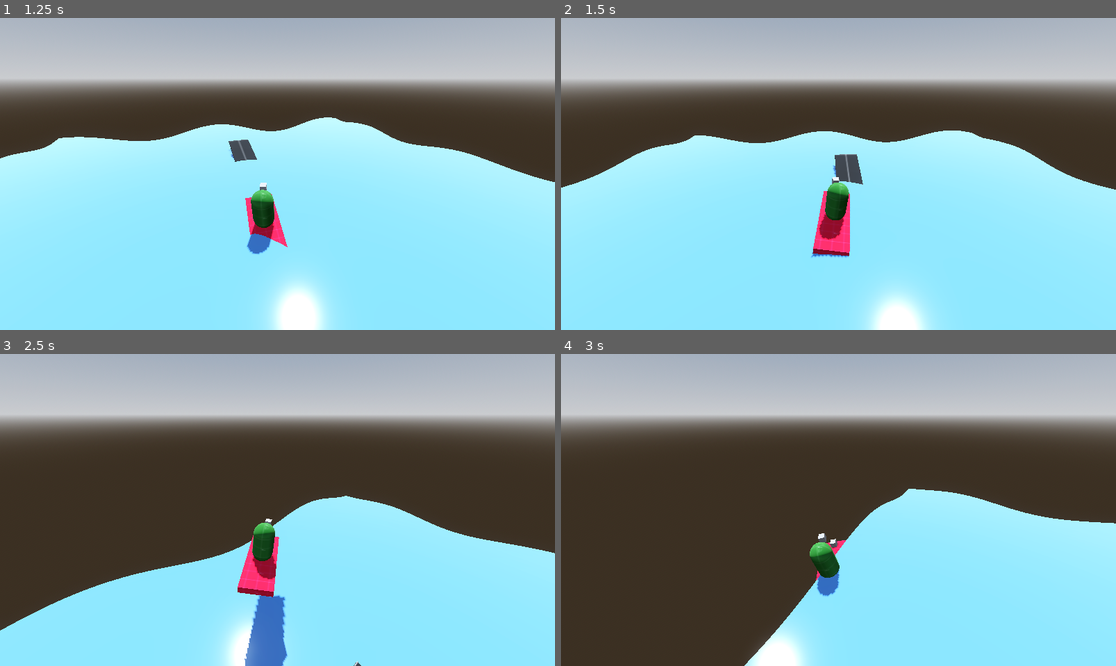
Above: before the commit, frames 1-4 (two rows, left to right).
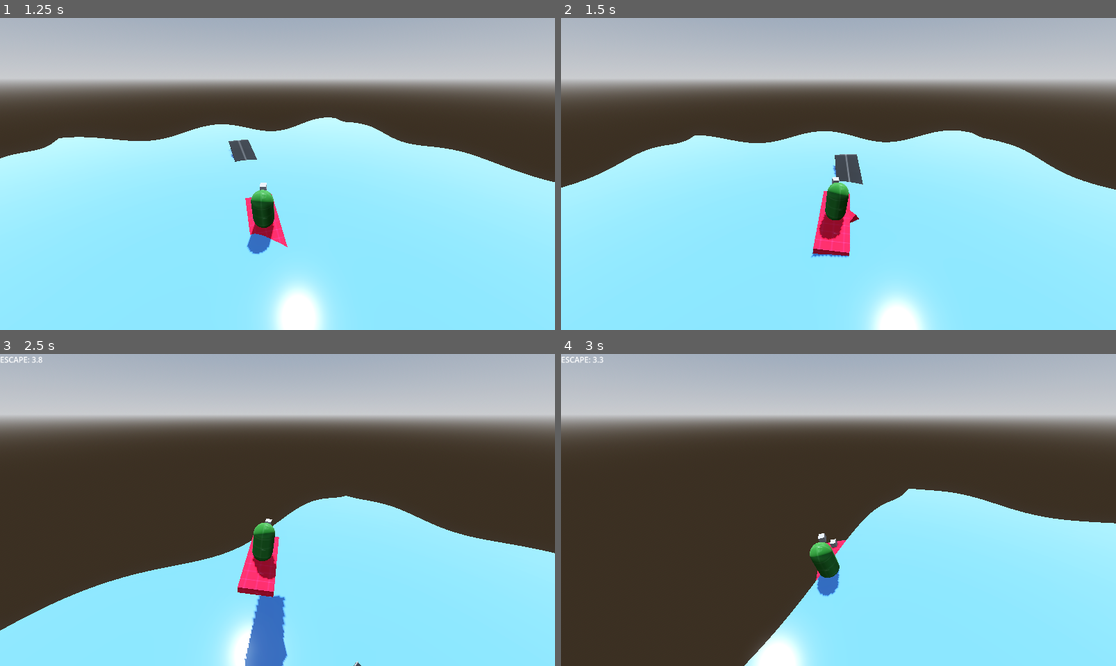
Above: after the commit, the same moments.

Repository: Zainap16/GigaChad
Game: Godot game, scene res://Scenes/main_game_scene.tscn
Same seed, same stepped clock (60 frames per second), same inputs: the game is played once before the commit and once after it.
Inputs (mouse positions are in pixels of both pictures, inside the frame that each line leads up to):
- Up to frame 1 (1.25 s): move the mouse to (305, 174) at 0.52 s; hold W (forward) from 0.53 s (still down)
- Up to frame 2 (1.5 s): keep holding W (forward); move the mouse to (810, 174) at 1.27 s
- Up to frame 3 (2.5 s): keep holding W (forward); move the mouse to (288, 503) at 2.02 s
- Up to frame 4 (3 s): keep holding W (forward); move the mouse to (832, 516) at 2.77 s

Frame 1 is identical in both runs. In frame 2, less than 0.1% of the frame differs, in the area x 51-54%, y 61-66%; in frame 3, less than 0.1%, in the area x 0-8%, y 0-3%; in frame 4, less than 0.1%.

Commit message:
finished core features

Diff:
--- /dev/null
+++ b/Scenes/level_one.tscn
@@ -0,0 +1,19 @@
+[gd_scene format=3 uid="uid://c1w4ykytpmimd"]
+
+[ext_resource type="Script" uid="uid://bq85tw5qf6usw" path="res://Scripts/level_one.gd" id="1_sojq8"]
+[ext_resource type="PackedScene" uid="uid://c731ttn352yod" path="res://Scenes/shark.tscn" id="2_hi7j2"]
+
+[node name="LevelOne" type="Node3D" unique_id=1677408728]
+script = ExtResource("1_sojq8")
+shark_scene = ExtResource("2_hi7j2")
+
+[node name="SharkSpawner" type="Node3D" parent="." unique_id=1806518480]
+
+[node name="SpawnPoint1" type="Marker3D" parent="SharkSpawner" unique_id=227419701 groups=["shark_spawn"]]
+transform = Transform3D(1, 0, 0, 0, 1, 0, 0, 0, 1, -14.984703, 0, 0)
+
+[node name="SpawnPoint2" type="Marker3D" parent="SharkSpawner" unique_id=216920152 groups=["shark_spawn"]]
+transform = Transform3D(1, 0, 0, 0, 1, 0, 0, 0, 1, 7.726866, 0, 0)
+
+[node name="SpawnPoint3" type="Marker3D" parent="SharkSpawner" unique_id=534723129 groups=["shark_spawn"]]
+transform = Transform3D(1, 0, 0, 0, 1, 0, 0, 0, 1, 7.726866, 0, 12.106876)
--- a/Scenes/main_game_scene.tscn
+++ b/Scenes/main_game_scene.tscn
@@ -6,6 +6,7 @@
 [ext_resource type="PackedScene" uid="uid://duamnfufibm1s" path="res://Scenes/surfboard.tscn" id="5_t40n3"]
 [ext_resource type="PackedScene" uid="uid://b01e8sf5nddih" path="res://Scenes/ramp.tscn" id="6_udhrh"]
 [ext_resource type="PackedScene" uid="uid://kxchasrxe3gd" path="res://Scenes/camera_rig.tscn" id="7_hkk18"]
+[ext_resource type="PackedScene" uid="uid://doveaptetws4q" path="res://Scenes/shark_spawn_point_activation.tscn" id="7_t25fw"]
 
 [sub_resource type="ProceduralSkyMaterial" id="ProceduralSkyMaterial_bkcmx"]
 sky_horizon_color = Color(0.66224277, 0.6717428, 0.6867428, 1)
@@ -64,15 +65,6 @@
 
 [node name="CameraRig" parent="." unique_id=132255753 instance=ExtResource("7_hkk18")]
 
-[node name="SharkSpawner" type="Node3D" parent="." unique_id=1667138038]
-
-[node name="SpawnPoint1" type="Marker3D" parent="SharkSpawner" unique_id=1454755050 groups=["shark_spawn"]]
-transform = Transform3D(1, 0, 0, 0, 1, 0, 0, 0, 1, -14.984703, 0, 0)
-
-[node name="SpawnPoint2" type="Marker3D" parent="SharkSpawner" unique_id=983230617 groups=["shark_spawn"]]
-transform = Transform3D(1, 0, 0, 0, 1, 0, 0, 0, 1, 7.726866, 0, 0)
-
-[node name="SpawnPoint3" type="Marker3D" parent="SharkSpawner" unique_id=2062049373 groups=["shark_spawn"]]
-transform = Transform3D(1, 0, 0, 0, 1, 0, 0, 0, 1, 7.726866, 0, 12.106876)
+[node name="SharkSpawnArea" parent="." unique_id=1203851588 instance=ExtResource("7_t25fw")]
 
 [connection signal="timeout" from="RestartTimer" to="." method="_on_restart_timer_timeout"]
--- a/Scenes/shark.tscn
+++ b/Scenes/shark.tscn
@@ -17,6 +17,7 @@
 radius = 4.0
 
 [node name="Shark" type="CharacterBody3D" unique_id=918205962 groups=["sharks"]]
+editor_description = "Because shark randomly spawns let there be a cooldown before they can actually bite player"
 collision_layer = 8
 collision_mask = 17
 script = ExtResource("1_87kak")
--- /dev/null
+++ b/Scenes/shark_spawn_point_activation.tscn
@@ -0,0 +1,21 @@
+[gd_scene format=3 uid="uid://doveaptetws4q"]
+
+[ext_resource type="Script" uid="uid://bcbxl2duysnnp" path="res://Scripts/shark_spawn_point_activation.gd" id="1_e1h0j"]
+[ext_resource type="PackedScene" uid="uid://c731ttn352yod" path="res://Scenes/shark.tscn" id="2_b3ya8"]
+
+[sub_resource type="SphereShape3D" id="SphereShape3D_sa7qu"]
+radius = 1.5235995
+
+[node name="SharkSpawnArea" type="Area3D" unique_id=1203851588]
+collision_layer = 32
+collision_mask = 6
+script = ExtResource("1_e1h0j")
+shark_scene = ExtResource("2_b3ya8")
+
+[node name="Marker3D" type="Marker3D" parent="." unique_id=836165754]
+
+[node name="CollisionShape3D" type="CollisionShape3D" parent="." unique_id=210470268]
+shape = SubResource("SphereShape3D_sa7qu")
+debug_color = Color(0.9821724, 0, 0.36873826, 0.41960785)
+
+[connection signal="body_entered" from="." to="." method="_on_body_entered"]
--- /dev/null
+++ b/Scripts/level_one.gd
@@ -0,0 +1,46 @@
+extends Node3D
+
+@export var shark_scene: PackedScene
+
+@export_category("Spawn Settings")
+@export var spawn_cooldown := 10.0
+
+var spawn_timer := 0.0
+var shark_active := false
+
+
+func _ready() -> void:
+
+	var spawn_points := get_tree().get_nodes_in_group("shark_spawn")
+
+	print("Shark spawn points found: ", spawn_points.size())
+
+
+func _process(delta: float) -> void:
+
+	if shark_active:
+		return
+
+	spawn_timer += delta
+
+	if spawn_timer >= spawn_cooldown:
+		spawn_shark()
+		spawn_timer = 0.0
+
+func spawn_shark() -> void:
+
+	var spawn_points := get_tree().get_nodes_in_group("shark_spawn")
+
+	if spawn_points.is_empty():
+		push_warning("No shark spawn points found!")
+		return
+
+	var spawn_point = spawn_points.pick_random()
+
+	var shark := shark_scene.instantiate()
+
+	get_tree().current_scene.add_child(shark)
+
+	shark.global_position = spawn_point.global_position
+
+	shark_active = true
--- a/Scripts/player.gd
+++ b/Scripts/player.gd
@@ -27,9 +27,16 @@
 
 @export_category("Shark Escape")
 @export var escape_time := 4.0
-
 var escape_timer := 0.0
 var escaping_shark := false
+
+@export_category("Balance")
+@export var max_balance_tilt := 25.0
+@export var balance_sensitivity := 1.0
+
+
+##Think of balance as: 0 = perfectly balanced 10 = slightly unstable 20 = very unstable 25+ = falling
+var balance := 0.0
 
 ##makes camera move slowly the lower the number is
 @export var rotation_smoothing := 5.0
@@ -68,49 +75,37 @@
 		return
 
 	if can_move:
-		update_lean(delta)
-	#update_camera(delta)
-	#update_shark_escape(delta)
+		update_balance_lean(delta)
 
 
 ## --------------------------------
 ## SURFING LEAN
 ## --------------------------------
 
-func update_lean(delta: float) -> void:
-
-	var input := get_surf_input()
-
-	# Forward / backward lean
-	if input.y > 0.0:
-		target_lean.x = deg_to_rad(-max_forward_lean)
-
-	elif input.y < 0.0:
-		target_lean.x = deg_to_rad(max_backward_lean)
-
-	else:
-		target_lean.x = 0.0
-
-
-	# Left / right lean
-	target_lean.z = deg_to_rad(
-		-input.x * max_side_lean
-	)
-
-
-	# Smoothly move toward the target lean
-	visuals.rotation.x = lerp_angle(
+func update_balance_lean(delta: float) -> void:
+
+	var board_up := surfboard.global_transform.basis.y
+
+	var balance_x := board_up.z
+	var balance_z := -board_up.x
+
+	var correction := Vector3(
+		balance_x,
+		0.0,
+		balance_z
+	)
+
+	visuals.rotation.x = lerp(
 		visuals.rotation.x,
-		target_lean.x,
-		lean_speed * delta
-	)
-
-	visuals.rotation.z = lerp_angle(
+		correction.x,
+		5.0 * delta
+	)
+
+	visuals.rotation.z = lerp(
 		visuals.rotation.z,
-		target_lean.z,
-		lean_speed * delta
-	)
-
+		correction.z,
+		5.0 * delta
+	)
 
 ## --------------------------------
 ## INPUT
@@ -187,25 +182,6 @@
 	escape_timer = 0.0
 	escaping_shark = false
 
-
-
-	# Tell shark to despawn
-
-
-func update_camera(delta: float) -> void:
-
-	var target_rotation := Vector3(
-		0.0,
-		rotation.y,
-		0.0
-	)
-
-	camera_mount.rotation.y = lerp_angle(
-		camera_mount.rotation.y,
-		target_rotation.y,
-		rotation_smoothing * delta
-	)
-
 	#var target_rotation := Vector3(
 		#surfboard.global_rotation.x,
 		#surfboard.global_rotation.y,
--- a/Scripts/shark.gd
+++ b/Scripts/shark.gd
@@ -1,4 +1,7 @@
 extends CharacterBody3D
+
+
+@onready var navigation_agent_3d: NavigationAgent3D = $NavigationAgent3D
 
 @export_category("Movement")
 @export var chase_speed := 7.0
@@ -17,7 +20,10 @@
 
 @export_category("SharkAttack")
 @export var bite_cooldown := 1.0
+##Shark won't immediately attack bur rather, wait x amount of seconds then attacl
+@export var start_cooldown := 5.0
 var can_bite := true
+@export var bite_counter : int = 0
 
 enum SharkState {
 	CHASING,
@@ -33,6 +39,7 @@
 		player = players[0]
 	else:
 		push_warning("Player not foundd")
+	start_bite_cooldown()
 
 
 
@@ -54,22 +61,20 @@
 		return
 
 	can_bite = false
-	state = SharkState.ATTACKING
-
-	print("CHOMP!")
 
 	attack_player()
 
 	await get_tree().create_timer(bite_cooldown).timeout
 
 	can_bite = true
-func attack_player():
-	if state == SharkState.ATTACKING:
-		return
 
-	state = SharkState.ATTACKING
+func attack_player() -> void:
+	bite_counter += 1
+	print("SHARK BITES PLAYER!" )
+	if bite_counter >= 2:
+		print("Game Over")
+	print("Bite counter: ", bite_counter )
 
-	print("SHARK BITES PLAYER!")
 
 func chase_player(delta: float) -> void:
 
@@ -121,11 +126,17 @@
 func escape_shark():
 	queue_free()
 
+func start_bite_cooldown() -> void:
+
+	await get_tree().create_timer(start_cooldown).timeout
+
+	can_bite = true
+
+	print("SHARK CAN BITE!")
 
 func _on_detection_area_body_entered(body: Node3D) -> void:
-
 	if body.name == "Surfboard":
 		bite_player()
 
 #		might add a timer and then show game over screen
-		print("You Lose")
+		#print("You Lose")
--- /dev/null
+++ b/Scripts/shark_spawn_point_activation.gd
@@ -0,0 +1,30 @@
+extends Node3D
+
+@export var shark_scene: PackedScene
+
+@onready var spawn_marker: Marker3D = $Marker3D
+
+var shark_spawned := false
+
+
+func _on_body_entered(body: Node3D) -> void:
+	if shark_spawned:
+		return
+
+	if not body.name == "Surfboard":
+		return
+
+	spawn_shark()
+
+
+func spawn_shark() -> void:
+
+	shark_spawned = true
+
+	var shark := shark_scene.instantiate()
+
+	get_tree().current_scene.add_child(shark)
+
+	shark.global_position = spawn_marker.global_position
+
+	print("SHARK SPAWNED!")
Not shown, added: Scripts/level_one.gd.uid
Not shown, added: Scripts/shark_spawn_point_activation.gd.uid
